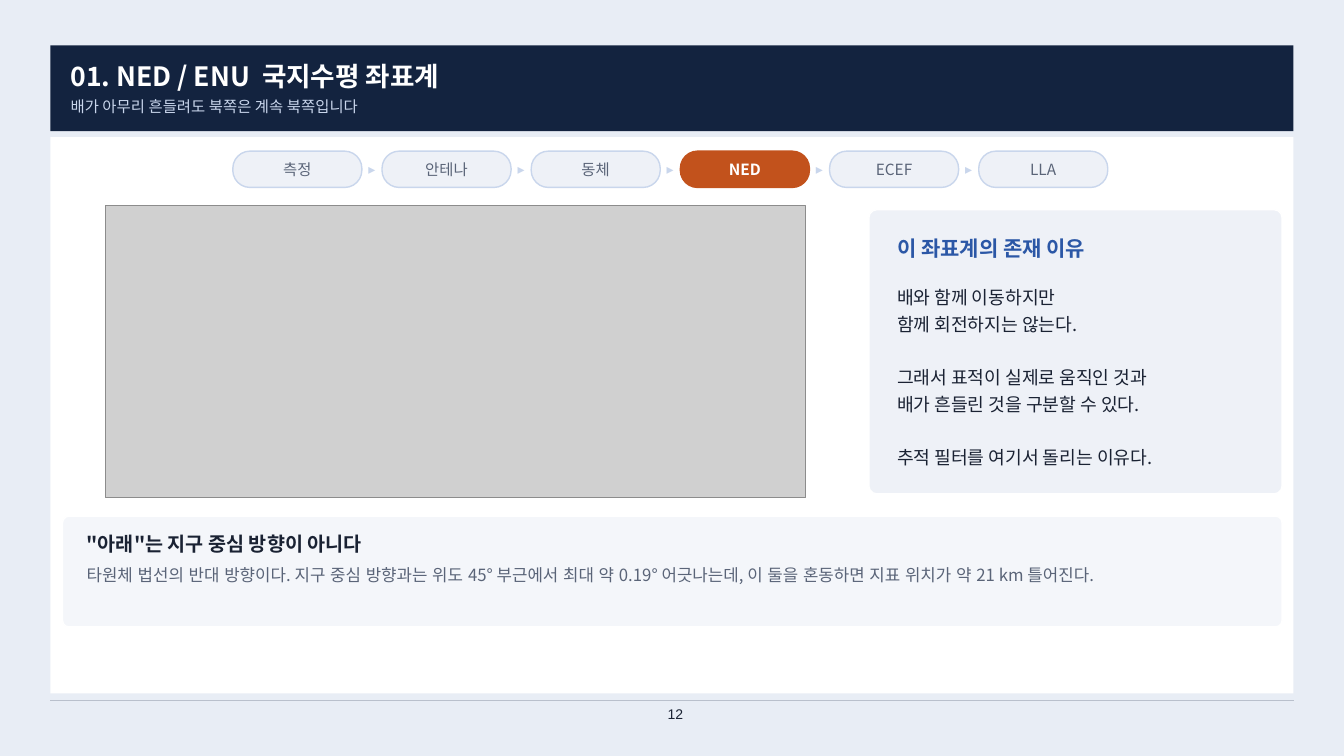
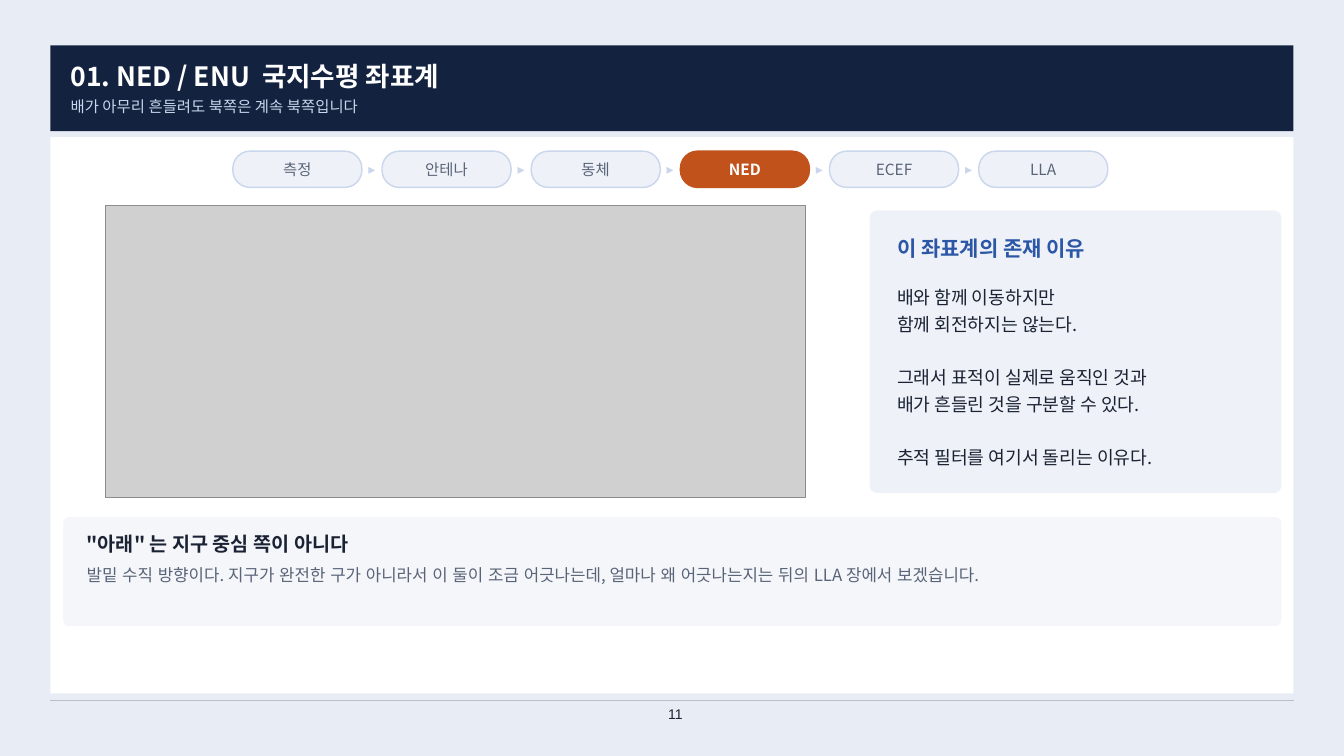
Before and after one commit to harley-hwan/radar-sw-study, a slide deck: slide 11 of Part2_CoordFrames/ref/산출물/Chapter2_coordinate_systems.pptx (slide 12 before the commit). Drawn at 1344x756 pixels with LibreOffice and Linux fonts; fonts in the diff are those of the drawing; grey boxes stand for pictures. Boxes give left, top, right and bottom in pixels: in the first picture for what was removed or moved away, otherwise in the second. Text is boxed around its words. In the diff, an @@ line names an element or a change of style, - is before the commit and + after.

```diff
--- a/Part2_CoordFrames/ref/산출물/Chapter2_coordinate_systems.pptx
+++ b/Part2_CoordFrames/ref/산출물/Chapter2_coordinate_systems.pptx
@@ text at (87, 534, 348, 553): text changed @@
-"아래"는 지구 중심 방향이 아니다
+"아래" 는 지구 중심 쪽이 아니다
@@ text at (87, 567, 979, 584): text changed @@
-타원체 법선의 반대 방향이다. 지구 중심 방향과는 위도 45° 부근에서 최대 약 0.19° 어긋나는데, 이 둘을 혼동하면 지표 위치가 약 21 km 틀어진다.
+발밑 수직 방향이다. 지구가 완전한 구가 아니라서 이 둘이 조금 어긋나는데, 얼마나 왜 어긋나는지는 뒤의 LLA 장에서 보겠습니다.
@@ page number at (668, 709, 682, 719): text changed @@
-12
+11
```
Also in this commit, not shown: 9 other slides changed, 9 other files.
